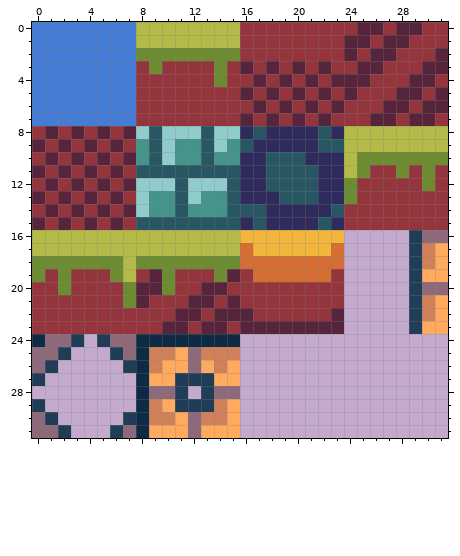
One commit to this pixel-art sprite: src/assets/generated/tiles-gen.png. That is the earlier state.
The file is 32x32 pixels.
After:
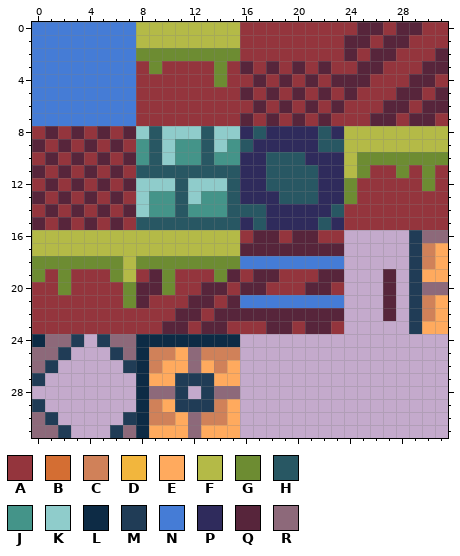
Palette (. is transparent): A #94353d  B #d46e33  C #d08159  D #f2b63d  E #ffaa5e  F #b4ba47  G #6d8c32  H #285763  J #449489  K #8fcccb  L #0d2b45  M #203c56  N #457cd6  P #2f2b5c  Q #57253b  R #8d697a
Difference:
y 16: x 16..23 DDDDDDDD -> AQQAQQAA
y 17: x 16..23 BDDDDDDB -> QQQQQQQQ
y 18: x 16..23 BBBBBBBB -> NNNNNNNN
y 19: x 17..23 BBBBBBA -> QQAAAQQ; x 27 . -> Q
y 20: x 16..17 AA -> QQ; x 21..22 AA -> QQ; x 27 . -> Q
y 21: x 16..23 AAAAAAAA -> NNNNNNNN; x 27 . -> Q
y 22: x 17..22 AAAAAA -> QQQQQQ; x 27 . -> Q
y 23: x 16..17 QQ -> AA; x 20 Q -> A; x 23 Q -> A
Changed places in both pictures, as pixel boxes (x1, y1, x2, y2):
changed: (240, 230, 344, 334)
added: (383, 269, 396, 321)
